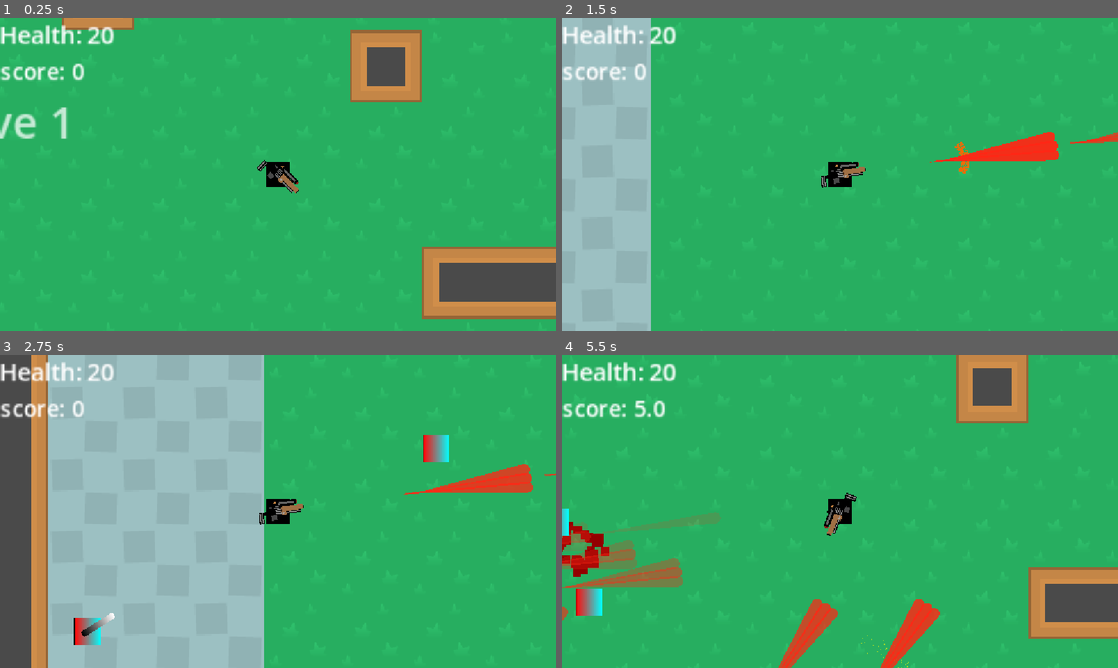
Above: before the commit, frames 1-4 (two rows, left to right).
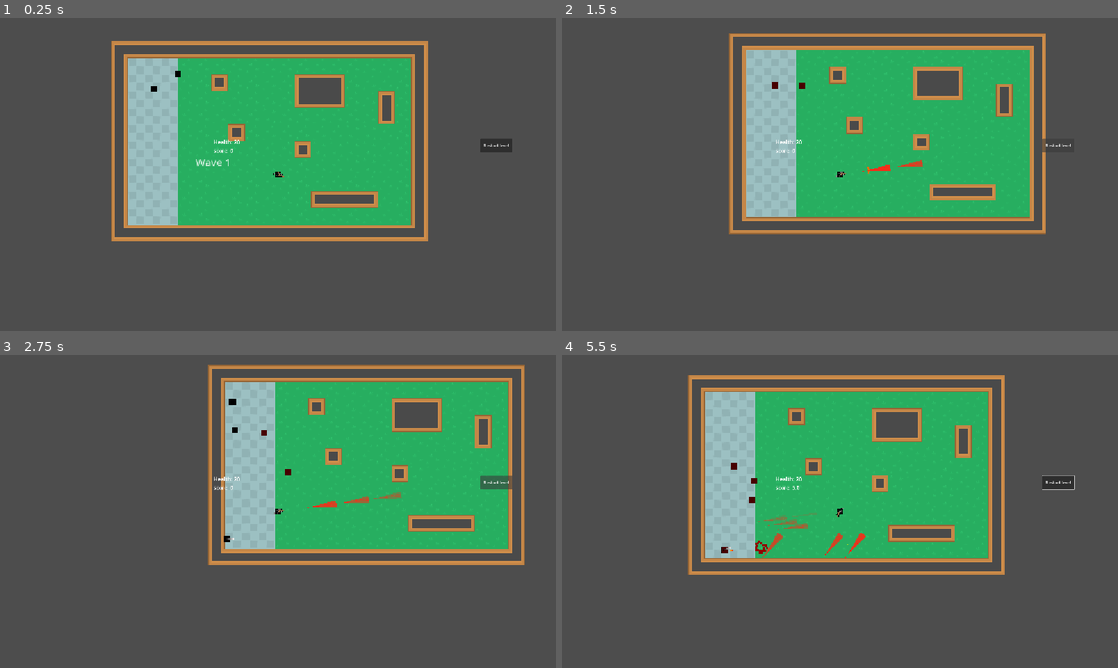
Above: after the commit, the same moments.

Repository: isaacK-428/shot_gun_craze
Game: Godot game, scene res://scenes/main_scene.tscn
Same seed, same stepped clock (60 frames per second), same inputs: the game is played once before the commit and once after it.
Inputs (mouse positions are in pixels of both pictures, inside the frame that each line leads up to):
- Up to frame 1 (0.25 s): no input
- Up to frame 2 (1.5 s): click (1056, 146) at 0.5 s, where only the run after the commit has a clickable "Restart level"; click (1056, 146) at 1.25 s, where only the run after the commit has a clickable "Restart level"
- Up to frame 3 (2.75 s): click (494, 483) at 2 s, where only the run after the commit has a clickable "Restart level"
- Up to frame 4 (5.5 s): move the mouse to (962, 495) at 2.77 s; hold Right (go_right) 2.78-3.53 s; hold Space (shoot) 2.78-3.53 s; tap E (pick_up) at 2.85, 3.8, 5.1 s; move the mouse to (728, 527) at 3.52 s; hold Down (go_down) 3.53-4.28 s; tap Space (shoot) at 3.6 s; move the mouse to (895, 442) at 4.27 s; hold Right (go_right) 4.28-5.03 s; hold Space (shoot) 4.28-5.03 s; tap Shift (dash) at 4.35 s; move the mouse to (812, 574) at 5.02 s; hold Up (go_up) from 5.03 s (still down)

The runs differ from the first frame. In frame 1, 79% of the frame differs, in the area x 0-100%, y 0-100%; in frame 2, 81%; in frame 3, 73%; in frame 4, 79%.

Commit message:
bug fixed
fixeed an enemy spawning bug. fixed a power up bug.

Diff:
--- a/scenes/enemy.tscn
+++ b/scenes/enemy.tscn
@@ -3,11 +3,18 @@
 [ext_resource type="Script" uid="uid://qlqfnq1l5kwr" path="res://scripts/enemy.gd" id="1_7p1mj"]
 
 [sub_resource type="Gradient" id="Gradient_7p1mj"]
-offsets = PackedFloat32Array(0, 0.039156627, 1)
-colors = PackedColorArray(0, 0, 0, 1, 1, 0.039215688, 0.039215688, 1, 0, 1, 1, 1)
+offsets = PackedFloat32Array(0, 0.039156627)
+colors = PackedColorArray(0, 0, 0, 1, 0.28, 0, 0, 1)
 
 [sub_resource type="GradientTexture2D" id="GradientTexture2D_md0e3"]
 gradient = SubResource("Gradient_7p1mj")
+
+[sub_resource type="Gradient" id="Gradient_4ra3w"]
+offsets = PackedFloat32Array(0)
+colors = PackedColorArray(0, 0, 0, 1)
+
+[sub_resource type="GradientTexture2D" id="GradientTexture2D_5uy6h"]
+gradient = SubResource("Gradient_4ra3w")
 
 [sub_resource type="CircleShape2D" id="CircleShape2D_7p1mj"]
 radius = 25.04496
@@ -29,10 +36,16 @@
 script = ExtResource("1_7p1mj")
 
 [node name="Sprite2D" type="Sprite2D" parent="." unique_id=430224726]
+visible = false
 scale = Vector2(0.37, 0.37)
 texture = SubResource("GradientTexture2D_md0e3")
 
+[node name="Sprite2D2" type="Sprite2D" parent="." unique_id=611340403]
+scale = Vector2(0.37, 0.37)
+texture = SubResource("GradientTexture2D_5uy6h")
+
 [node name="CollisionShape2D" type="CollisionShape2D" parent="." unique_id=50452434]
+visible = false
 position = Vector2(0, -0.5)
 shape = SubResource("CircleShape2D_7p1mj")
 disabled = true
@@ -48,6 +61,7 @@
 collision_layer = 16
 
 [node name="CollisionShape2D" type="CollisionShape2D" parent="player_detect" unique_id=1158644369]
+visible = false
 shape = SubResource("CircleShape2D_md0e3")
 debug_color = Color(0.7902697, 0.3420969, 0.66925627, 0.41960785)
 
@@ -63,6 +77,7 @@
 [node name="Area2D" type="Area2D" parent="." unique_id=1997051153]
 
 [node name="CollisionShape2D" type="CollisionShape2D" parent="Area2D" unique_id=713415174]
+visible = false
 shape = SubResource("CircleShape2D_4ra3w")
 
 [node name="Marker2D" type="Marker2D" parent="." unique_id=563315315]
@@ -78,6 +93,11 @@
 
 [node name="bullet_container" type="Node" parent="." unique_id=629657860]
 
+[node name="Timer2" type="Timer" parent="." unique_id=1365866692]
+wait_time = 0.935
+one_shot = true
+autostart = true
+
 [connection signal="timeout" from="Timer" to="." method="_on_timer_timeout"]
 [connection signal="body_entered" from="player_detect" to="." method="_on_player_detect_body_entered"]
 [connection signal="body_exited" from="player_detect" to="." method="_on_player_detect_body_exited"]
@@ -85,3 +105,4 @@
 [connection signal="timeout" from="ADHD_timer" to="." method="_on_adhd_timer_timeout"]
 [connection signal="body_entered" from="Area2D" to="." method="_on_area_2d_body_entered"]
 [connection signal="timeout" from="shoot_timer" to="." method="_on_shoot_timer_timeout"]
+[connection signal="timeout" from="Timer2" to="." method="_on_timer_2_timeout"]
--- a/scenes/main_scene.tscn
+++ b/scenes/main_scene.tscn
@@ -4,7 +4,6 @@
 [ext_resource type="PackedScene" uid="uid://bvy3b8qb81f76" path="res://scenes/tile_map.tscn" id="1_w2twt"]
 [ext_resource type="PackedScene" uid="uid://urw3dtjpdxq5" path="res://scenes/player.tscn" id="2_pw63i"]
 [ext_resource type="PackedScene" uid="uid://oo44jalssfgl" path="res://scenes/layer_2.tscn" id="3_gubc5"]
-[ext_resource type="PackedScene" uid="uid://b6ackm33kskw" path="res://scenes/pick_up_weapon.tscn" id="6_c16ls"]
 [ext_resource type="PackedScene" uid="uid://dmjpu32frimxm" path="res://scenes/enemy_spawner.tscn" id="6_rt2n2"]
 [ext_resource type="PackedScene" uid="uid://bumyycpihha8h" path="res://scenes/interest_point.tscn" id="7_c16ls"]
 
@@ -33,10 +32,6 @@
 [node name="enemy_spawner4" parent="enemy_spawn_container" unique_id=1616027656 instance=ExtResource("6_rt2n2")]
 position = Vector2(-480, 69)
 
-[node name="pick_up_weapon" parent="." unique_id=1526102560 instance=ExtResource("6_c16ls")]
-position = Vector2(18, -174)
-weapon = "smg"
-
 [node name="interest_point" parent="." unique_id=426563752 instance=ExtResource("7_c16ls")]
 position = Vector2(494, -430)
 
--- a/scenes/player.tscn
+++ b/scenes/player.tscn
@@ -68,7 +68,7 @@
 
 [node name="Camera2D" type="Camera2D" parent="." unique_id=1011669799]
 ignore_rotation = false
-zoom = Vector2(2.33, 2.33)
+zoom = Vector2(0.54, 0.54)
 
 [node name="HUD" parent="Camera2D" unique_id=1822620139 instance=ExtResource("4_dqkch")]
 offset_left = -249.0
@@ -166,7 +166,8 @@
 one_shot = true
 
 [node name="power_up" type="Timer" parent="." unique_id=304393096]
-wait_time = 11.831999999999999
+wait_time = 2.229
+one_shot = true
 
 [connection signal="body_entered" from="enemy_detect" to="." method="_on_enemy_detect_body_entered"]
 [connection signal="body_exited" from="enemy_detect" to="." method="_on_enemy_detect_body_exited"]
--- a/scripts/enemy.gd
+++ b/scripts/enemy.gd
@@ -22,6 +22,7 @@
 
 
 func _ready():
+	set_physics_process(false)
 	randomize()
 	special_enemy_stats()
 	interest = get_tree().get_nodes_in_group("interest_point").pick_random().global_position
@@ -48,7 +49,9 @@
 
 func _on_timer_timeout() -> void:
 	$Timer.wait_time = randf_range(0.4,0.85)
-	$CollisionShape2D.disabled = false
+	#$CollisionShape2D.disabled = false
+	#$Sprite2D.show()
+	#$Sprite2D2.hide()
 	player = cheese.player_pos
 	agent.target_position = player
 	if !near_player:
@@ -170,3 +173,11 @@
 		var power_up_instance = power_up.instantiate()
 		get_tree().root.add_child(power_up_instance)
 		power_up_instance.global_position = global_position
+
+
+func _on_timer_2_timeout() -> void:
+	$CollisionShape2D.disabled = false
+	$Sprite2D.show()
+	$Sprite2D2.hide()
+	$Timer2.queue_free()
+	set_physics_process(true)
--- a/scripts/main_scene.gd
+++ b/scripts/main_scene.gd
@@ -20,23 +20,31 @@
 	#if Input.is_action_just_pressed("restart"):
 		#get_tree().reload_current_scene()
 	if get_tree().get_nodes_in_group("enemy").is_empty():
-		wave(wave_n)
+		#await get_tree().create_timer(2.0).timeout
+		#wave(wave_n)
+		WTF()
 		for enemy in get_tree().get_nodes_in_group("enemy"):
 			enemy.speed*=1.5
 
 func wave(wave_number):
+	#await get_tree().create_timer(0.5).timeout
 	$player/Camera2D/HUD.new_wave(wave_number)
 	wave_n+=1
 	var number = enemy_N
 	cheese.total_alive_enemies = enemy_N
 	print(d)
+	#await get_tree().create_timer(2.0).timeout
 	for i in enemy_N:
 		var spawner = enemy_spawn_container.get_children().pick_random()
 		spawner.spawn_enemy()
-		var next_amount = number * d * 1.5
-		enemy_N = next_amount
-		this_wave_enemies=next_amount
+		await get_tree().create_timer(0.2).timeout
+	var next_amount = number * d * 1.5
+	enemy_N = next_amount
+	this_wave_enemies=next_amount
+
 	#else:
 		#for i in enemy_N:
 			#var spawner = enemy_spawn_container.get_children().pick_random()
 			#spawner.spawn_enemy()
+func WTF():
+	wave(wave_n)
--- a/scripts/player.gd
+++ b/scripts/player.gd
@@ -26,6 +26,7 @@
 	hud.change_health(health)
 	gun_changed(weapon_equiped)
 func _physics_process(delta: float) -> void:
+	print($power_up.time_left,"  ",$shoot_cooldown.wait_time,"    ",damage)
 	$Camera2D.rotation = move_toward($Camera2D.rotation, 0, 5 * delta)
 	hud.change_credits(cheese.credits)
 	cheese.player_pos = global_position
@@ -165,7 +166,8 @@
 func get_coin(number):
 	coins+=1
 func get_power_up(type: int):
-	$power_up.start()
+	$power_up.stop()
+	$power_up.start(5.0)
 	if type == 1:
 		damage = 5
 	if type == 2:
@@ -175,3 +177,4 @@
 
 func _on_power_up_timeout() -> void:
 	damage = 1
+	print("timeout")
